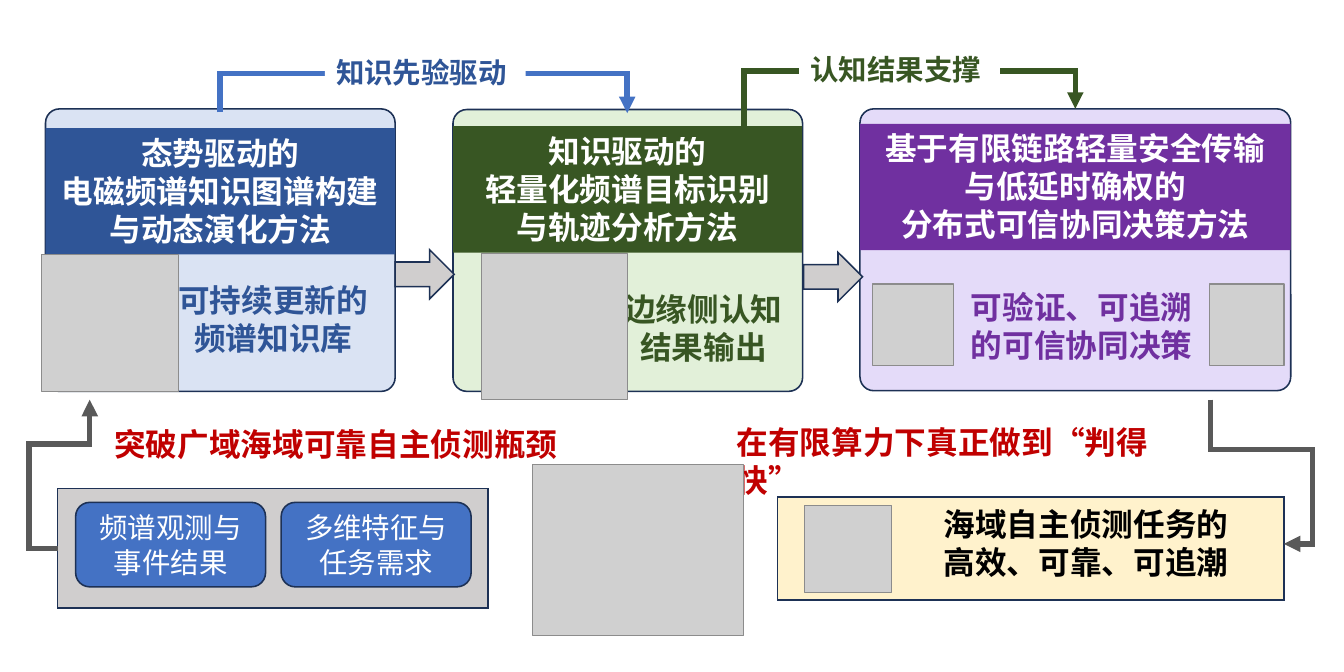
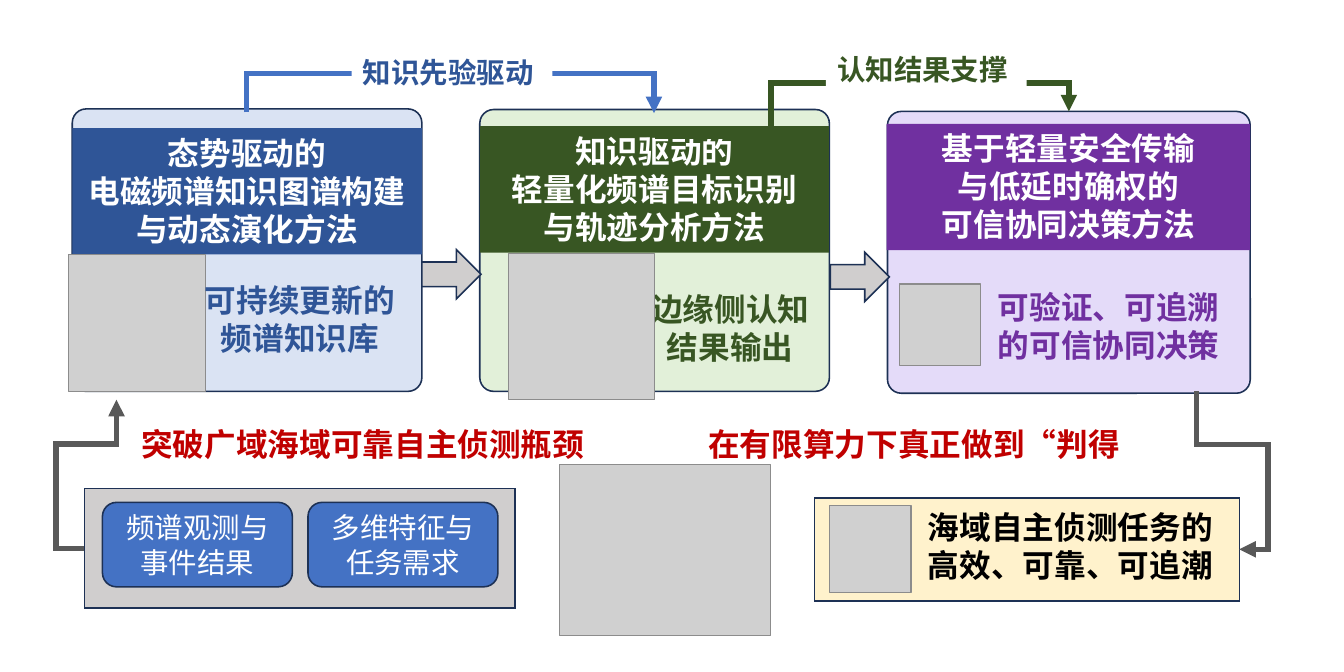
Before and after one commit to yeshu8zpf/NSFC_MCI, a slide deck: slide 1 of 军民融合/ppt/研究方案3.pptx. Drawn at 1344x672 pixels with LibreOffice and Linux fonts; fonts in the diff are those of the drawing; grey boxes stand for pictures. Boxes give left, top, right and bottom in pixels: in the first picture for what was removed or moved away, otherwise in the second. Text is boxed around its words. In the diff, an @@ line names an element or a change of style, - is before the commit and + after.

```diff
--- a/军民融合/ppt/研究方案3.pptx
+++ b/军民融合/ppt/研究方案3.pptx
@@ elbow arrow moved from (627, 134) - (1075, 109) to (654, 137) - (1069, 112) @@
@@ rounded rectangle: place and size @@
-rounded rectangle at [860,109,1292,391]
+rounded rectangle at [888,112,1251,394]
@@ rectangle "基于轻量安全传输": place and size @@
-rectangle "基于轻量安全传输" at [860,124,1292,250]
+rectangle "基于轻量安全传输" at [887,124,1250,250]
@@ text in rectangle at [942,133,1195,163]: text changed @@
-基于有限链路轻量安全传输
+基于轻量安全传输
@@ text in rectangle at [942,209,1195,239]: text changed @@
-分布式可信协同决策方法
+可信协同决策方法
@@ 6 texts, 4 rounded rectangles, 3 pictures, 3 rectangles, 2 elbow arrows, 1 right arrow: place and size @@
-6 texts, 4 rounded rectangles, 3 pictures, 3 rectangles, 2 elbow arrows, 1 right arrow at [30,56,1193,636]
+6 texts, 4 rounded rectangles, 3 pictures, 3 rectangles, 2 elbow arrows, 1 right arrow at [56,56,1220,636]
@@ picture: place and size @@
-picture at [481,254,627,399]
+picture at [509,254,654,399]
@@ right arrow: place and size @@
-right arrow at [803,253,863,302]
+right arrow at [831,253,890,302]
@@ picture removed at [1210,285,1284,366] @@
@@ text "在有限算力下真正做到“判得快”": place and size @@
-text "在有限算力下真正做到“判得快”" at [737,427,1149,457]
+text "在有限算力下真正做到“判得快”" at [708,429,1120,459]
@@ elbow arrow moved from (1211, 399) - (1284, 544) to (1197, 391) - (1239, 550) @@
@@ rectangle: place and size @@
-rectangle at [777,497,1284,601]
+rectangle at [815,498,1239,602]
@@ picture: place and size @@
-picture at [805,505,892,593]
+picture at [830,505,910,593]
@@ text "海域自主侦测任务的": place and size @@
-text "海域自主侦测任务的" at [943,509,1228,577]
+text "海域自主侦测任务的" at [928,512,1213,580]
```
Also in this commit, not shown: 3 other files.
